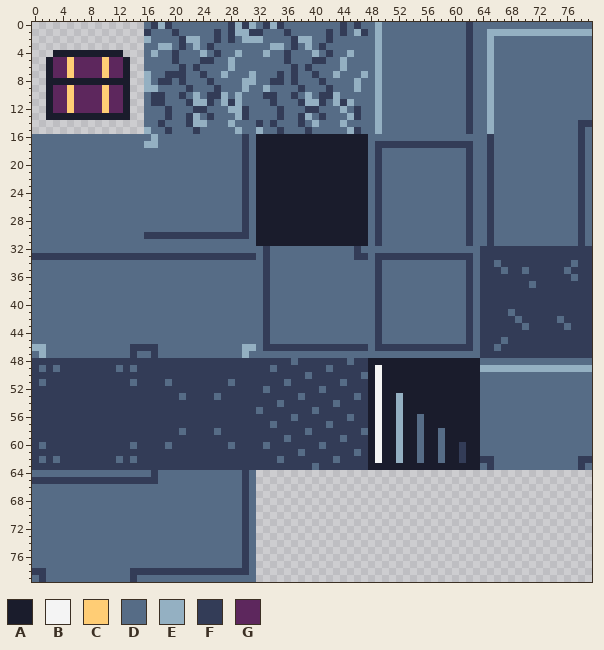
A sprite sheet gets an edit: MerchantsQuest/Assets/Sprites/dungeon/spriteSheet.png. Above: the version before the commit.
The file is 80x80 pixels.
Palette (. is transparent): A #1a1c2c  B #f4f4f4  C #ffcd75  D #566c86  E #94b0c2  F #333c57  G #5d275d
Pixels before (only the part around the change), first column x 24:
63 FFFFFFFFFFFFFFFFDFFFFFFFAAAAAAAAAAAAAAAADFDDDDDDDDDDDDFD
64 DDDDDDFD................................................
65 DDDDDDFD................................................
66 DDDDDDFD................................................
67 DDDDDDFD................................................
68 DDDDDDFD................................................
69 DDDDDDFD................................................
70 DDDDDDFD................................................
71 DDDDDDFD................................................
72 DDDDDDFD................................................
73 DDDDDDFD................................................
74 DDDDDDFD................................................
75 DDDDDDFD................................................
76 DDDDDDFD................................................
77 DDDDDDFD................................................
78 FFFFFFFD................................................
79 DDDDDDDD................................................
The result:
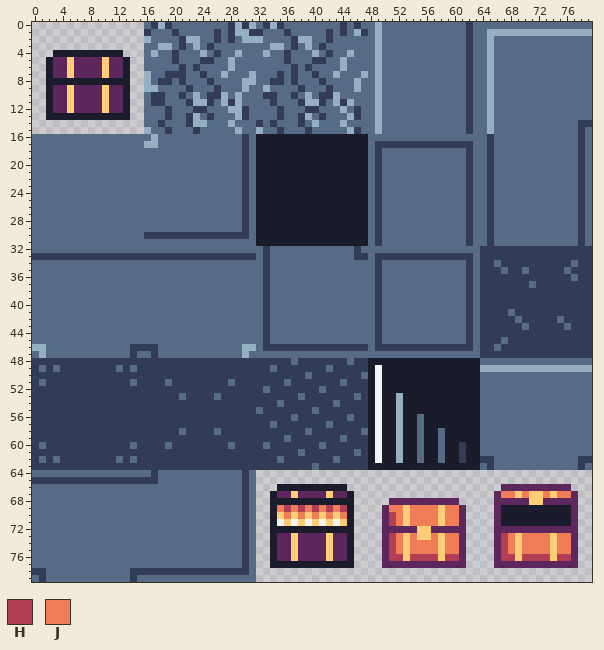
Colours new in this view: H #b13e53  J #ef7d57
From old to new:
Changed rows in their new state; - is an unchanged pixel.
first column x 34:
66 -AAAAAAAAAA----------------------GGGGGGGGGG-
67 AGGCGGGGCGGA--------------------GJJCJCCJCJJG
68 AAAAAAAAAAAA-----GGGGGGGGGG-----GGGGGCCGGGGG
69 AJHJHJHJHJHA----GJJCJJJJCJJG----GAAAAAAAAAAG
70 ACJCJCJCJCJA----GHJCJJJJCJJG----GAAAAAAAAAAG
71 ABCBCBCBCBCA----GHJCJJJJCJJG----GAAAAAAAAAAG
72 AAAAAAAAAAAA----GGGGGCCGGGGG----GGGGGGGGGGGG
73 AGGCGGGGCGGA----GHJCJCCJCJJG----GHJCJJJJCJJG
74 AGGCGGGGCGGA----GHJCJJJJCJJG----GHJCJJJJCJJG
75 AGGCGGGGCGGA----GHJCJJJJCJJG----GHJCJJJJCJJG
76 AGGCGGGGCGGA----GHHCHHHHCHHG----GHHCHHHHCHHG
77 AAAAAAAAAAAA----GGGGGGGGGGGG----GGGGGGGGGGGG
